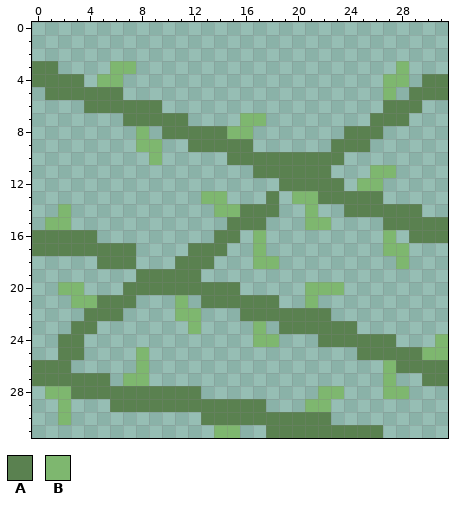
A pixel-art sprite gets an edit: gamedata/enemies/koishbrambles.png. Above is the file before it was changed.
The file is 32x32 pixels. Pixels under 10% opacity are left out.
Palette (. is transparent): A #5a8150  B #7eb76f
After the commit:
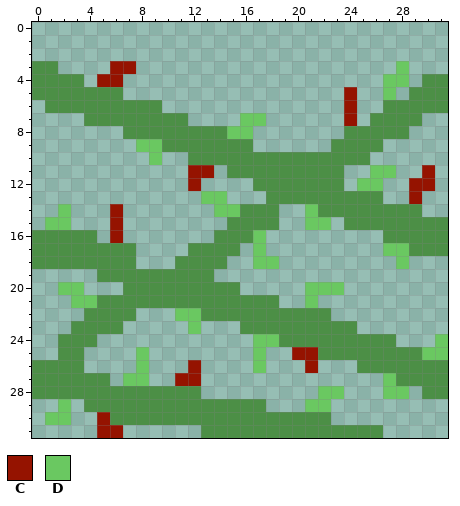
Colours new in this view: C #951300  D #6ac861
Diff:
colour A: #5a8150 -> #4c8f46
Changed rows in their new state; - is a pixel that keeps its letter.
first column x 0:
 3 ------CC--------------------D---
 4 -----CC--------------------DD---
 5 A-----------------------C--D----
 6 -AAA--------------------C-----AA
 7 ----AAA---------DD------C----A--
 8 -------AAA-----DD----------AA---
 9 --------DDAA--------------A-----
10 ---------D--AAA---------AA------
11 ------------CC-AA------A--DD--C-
12 ------------C----AA------DD--CC-
13 -------------DD----AAA-------C--
14 --D---C-------DD-----DAA--------
15 -DD---C-----------A--DD-AAA-----
16 ------C---------AD---------AA---
17 ---------------A-D---------DDAAA
18 AAAAA---------A--DD---------D---
19 -----AAA-----A------------------
20 --DD-----------------DDD--------
21 ---DD---AAAAA--------D----------
22 -------A---DDAAA----------------
23 -----AA-----D---AAA-------------
24 ----A------------DDAAA---------D
25 --------D--------D--CCAAA-----DD
26 ---A----D---C----D---C---AAA----
27 -------DD--CC--------------DAA--
28 AAA-------------------DD---DD-AA
29 --D-AA---------------DD---------
30 -DD--CAAAAAAA-------------------
31 -----CC------AAAAA--------------
Boxes around the changes in both pictures, in picture pixels (x1, y1, x2, y2):
changed: (32, 61, 448, 438)
